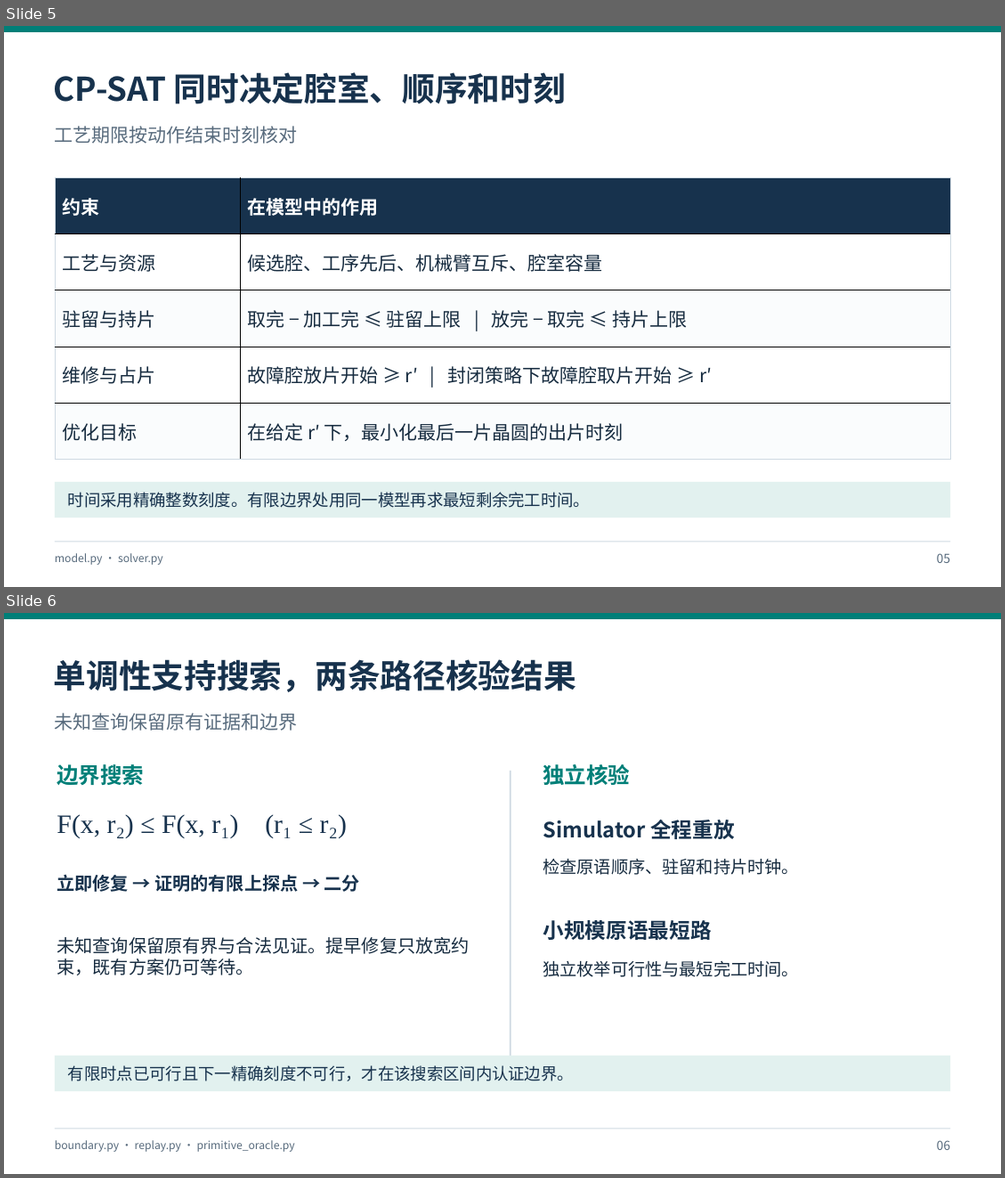
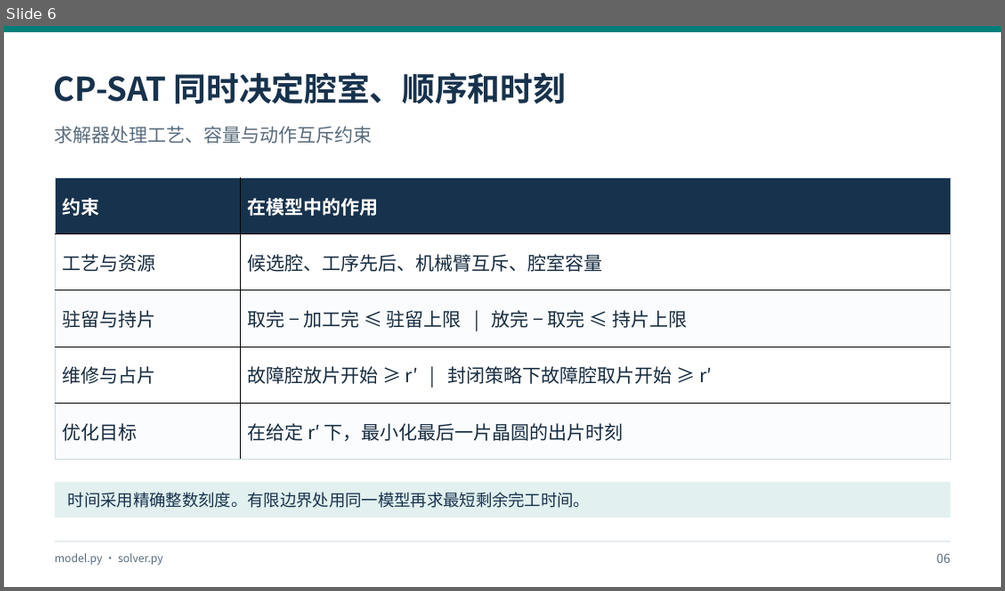
Before and after one commit to yanq458-tech/WaferSched-Agent, a slide deck: docs/presentations/v1.3.0-project-review/WaferSched-Agent_v1.3.0_研究汇报.pptx. Shown one above the other, each under a label of ours: slides 5 and 6 before the commit, slide 6 after it. The pictures are 1005x1178 and 1005x591 pixels, drawn with LibreOffice and Linux fonts; fonts in the diff are those of the drawing. Boxes give left, top, right and bottom in pixels: in the first picture for what was removed or moved away, otherwise in the second. Text is boxed around its words. In the diff, an @@ line names an element or a change of style, - is before the commit and + after.

```diff
--- a/docs/presentations/v1.3.0-project-review/WaferSched-Agent_v1.3.0_研究汇报.pptx
+++ b/docs/presentations/v1.3.0-project-review/WaferSched-Agent_v1.3.0_研究汇报.pptx
@@ slide 6 removed at box(4, 613, 1001, 1174), background #FFFFFF @@
@@ rectangle removed at box(4, 613, 1001, 619) @@
@@ text removed at box(54, 659, 576, 692) @@
-单调性支持搜索，两条路径核验结果
@@ text removed at box(55, 713, 298, 730) @@
-未知查询保留原有证据和边界
@@ text removed at box(57, 764, 144, 785) @@
-边界搜索
@@ rectangle removed at box(510, 770, 511, 1062) @@
@@ text removed at box(542, 764, 630, 786) @@
-独立核验
@@ text removed at box(57, 814, 347, 838) @@
-F(x, r₂) ≤ F(x, r₁) (r₁ ≤ r₂)
@@ text removed at box(542, 819, 735, 839) @@
-Simulator 全程重放
@@ text removed at box(57, 874, 360, 892) @@
-立即修复 → 证明的有限上探点 → 二分
@@ text removed at box(542, 859, 799, 875) @@
-检查原语顺序、驻留和持片时钟。
@@ text removed at box(542, 920, 711, 940) @@
-小规模原语最短路
@@ text removed at box(57, 937, 469, 975) @@
-未知查询保留原有界与合法见证。提早修复只放宽约束，既有方案仍可等待。
@@ text removed at box(542, 961, 799, 977) @@
-独立枚举可行性与最短完工时间。
@@ rectangle removed at box(55, 1055, 951, 1092) @@
@@ text removed at box(68, 1065, 574, 1081) @@
-有限时点已可行且下一精确刻度不可行，才在该搜索区间内认证边界。
@@ rectangle removed at box(55, 1128, 951, 1129) @@
@@ text removed at box(55, 1140, 295, 1151) @@
-boundary.py · replay.py · primitive_oracle.py
@@ text removed at box(937, 1140, 951, 1150) @@
-06
@@ what was slide 5 is now slide 6 @@
@@ slide 6 changed as well @@
@@ text at box(55, 126, 372, 143): text changed @@
-工艺期限按动作结束时刻核对
+求解器处理工艺、容量与动作互斥约束
@@ text at box(937, 553, 951, 563): text changed @@
-05
+06
```
Also in this commit, not shown: 8 other slides changed, 8 slides added, 1 other slide removed, 7 other files.
